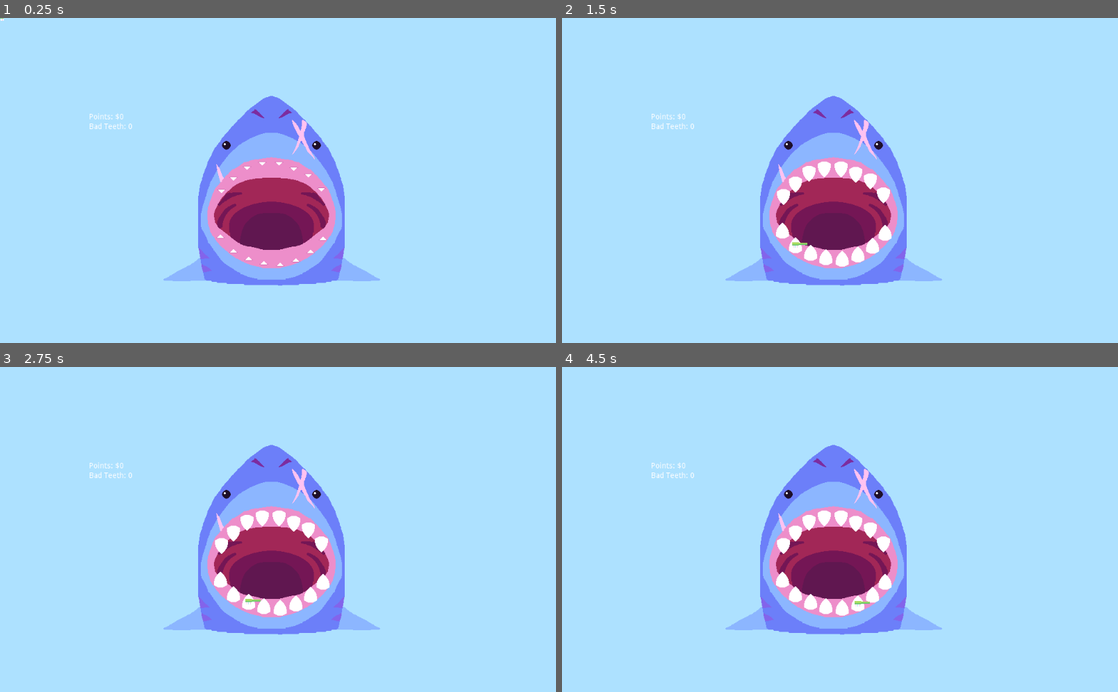
Above: before the commit, frames 1-4 (two rows, left to right).
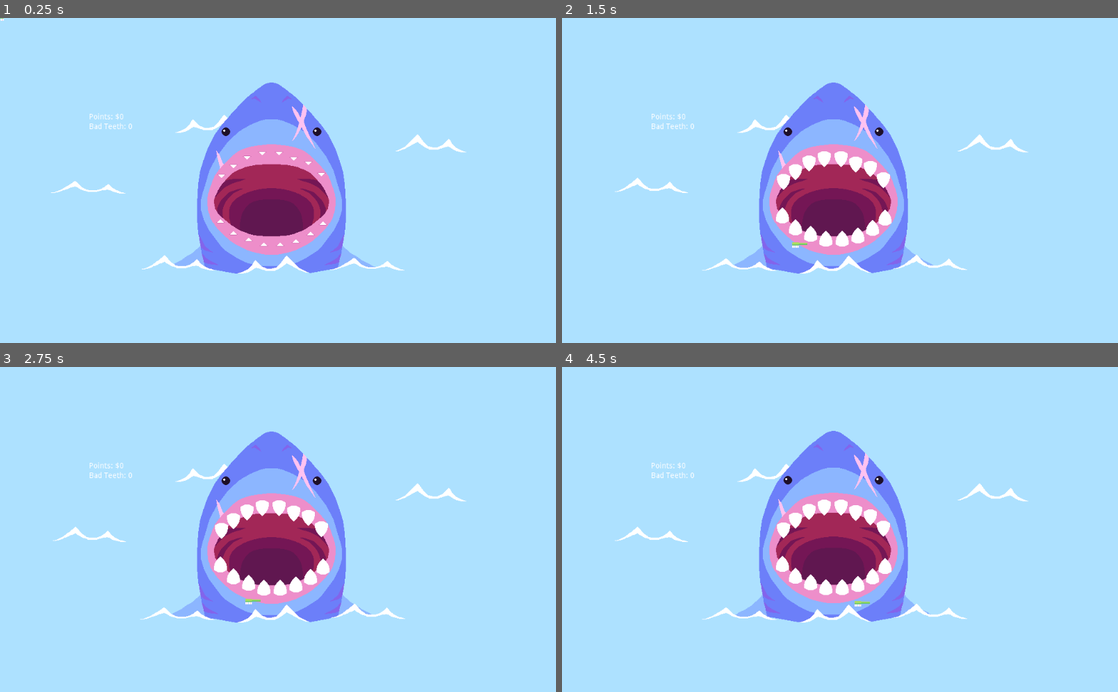
Above: after the commit, the same moments.

Repository: dojeda1/SharkTooth
Game: Godot game, scene res://Scenes/World.tscn
Same seed, same stepped clock (60 frames per second), same inputs: the game is played once before the commit and once after it.
Inputs (mouse positions are in pixels of both pictures, inside the frame that each line leads up to):
- Up to frame 1 (0.25 s): no input
- Up to frame 2 (1.5 s): move the mouse to (784, 232) at 0.52 s; click (784, 232) at 0.6 s; move the mouse to (795, 245) at 1.27 s; click (795, 245) at 1.35 s
- Up to frame 3 (2.75 s): move the mouse to (250, 601) at 2.02 s; click (250, 601) at 2.1 s
- Up to frame 4 (4.5 s): move the mouse to (823, 607) at 2.77 s; click (823, 607) at 2.85 s; move the mouse to (840, 607) at 3.52 s; click (840, 607) at 3.6 s; move the mouse to (856, 604) at 4.27 s; click (856, 604) at 4.35 s

The runs differ from the first frame. In frame 1, 10% of the frame differs, in the area x 9-84%, y 19-83%; in frame 2, 11%; in frame 3, 11%; in frame 4, 11%.

Commit message:
added more images and animations.

Diff:
--- /dev/null
+++ b/Scenes/Shark.tscn
@@ -0,0 +1,496 @@
+[gd_scene load_steps=18 format=2]
+
+[ext_resource path="res://Scripts/Shark.gd" type="Script" id=1]
+[ext_resource path="res://VFX/Sprites/fin-Sheet.png" type="Texture" id=2]
+[ext_resource path="res://Scenes/Wave.tscn" type="PackedScene" id=3]
+[ext_resource path="res://Scenes/Tooth.tscn" type="PackedScene" id=4]
+[ext_resource path="res://VFX/Sprites/eye-right-Sheet.png" type="Texture" id=5]
+[ext_resource path="res://VFX/Sprites/shark-Sheet.png" type="Texture" id=6]
+[ext_resource path="res://VFX/Sprites/eye-left-Sheet.png" type="Texture" id=7]
+[ext_resource path="res://VFX/Sprites/anger-mark-Sheet.png" type="Texture" id=8]
+
+[sub_resource type="Animation" id=9]
+resource_name = "anger_1"
+length = 0.8
+loop = true
+tracks/0/type = "value"
+tracks/0/path = NodePath("../Body/AngerSprite1:frame")
+tracks/0/interp = 1
+tracks/0/loop_wrap = true
+tracks/0/imported = false
+tracks/0/enabled = true
+tracks/0/keys = {
+"times": PoolRealArray( 0, 0.2, 0.4, 0.6 ),
+"transitions": PoolRealArray( 1, 1, 1, 1 ),
+"update": 1,
+"values": [ 1, 2, 1, 2 ]
+}
+tracks/1/type = "value"
+tracks/1/path = NodePath("../Body/AngerSprite2:frame")
+tracks/1/interp = 1
+tracks/1/loop_wrap = true
+tracks/1/imported = false
+tracks/1/enabled = true
+tracks/1/keys = {
+"times": PoolRealArray( 0 ),
+"transitions": PoolRealArray( 1 ),
+"update": 1,
+"values": [ 0 ]
+}
+tracks/2/type = "value"
+tracks/2/path = NodePath("../Body/AngerSprite3:frame")
+tracks/2/interp = 1
+tracks/2/loop_wrap = true
+tracks/2/imported = false
+tracks/2/enabled = true
+tracks/2/keys = {
+"times": PoolRealArray( 0 ),
+"transitions": PoolRealArray( 1 ),
+"update": 1,
+"values": [ 0 ]
+}
+
+[sub_resource type="Animation" id=8]
+resource_name = "anger_2"
+length = 0.8
+loop = true
+tracks/0/type = "value"
+tracks/0/path = NodePath("../Body/AngerSprite1:frame")
+tracks/0/interp = 1
+tracks/0/loop_wrap = true
+tracks/0/imported = false
+tracks/0/enabled = true
+tracks/0/keys = {
+"times": PoolRealArray( 0, 0.2, 0.4, 0.6 ),
+"transitions": PoolRealArray( 1, 1, 1, 1 ),
+"update": 1,
+"values": [ 1, 2, 1, 2 ]
+}
+tracks/1/type = "value"
+tracks/1/path = NodePath("../Body/AngerSprite2:frame")
+tracks/1/interp = 1
+tracks/1/loop_wrap = true
+tracks/1/imported = false
+tracks/1/enabled = true
+tracks/1/keys = {
+"times": PoolRealArray( 0, 0.2, 0.4, 0.6 ),
+"transitions": PoolRealArray( 1, 1, 1, 1 ),
+"update": 1,
+"values": [ 1, 2, 1, 2 ]
+}
+tracks/2/type = "value"
+tracks/2/path = NodePath("../Body/AngerSprite3:frame")
+tracks/2/interp = 1
+tracks/2/loop_wrap = true
+tracks/2/imported = false
+tracks/2/enabled = true
+tracks/2/keys = {
+"times": PoolRealArray( 0 ),
+"transitions": PoolRealArray( 1 ),
+"update": 1,
+"values": [ 0 ]
+}
+
+[sub_resource type="Animation" id=7]
+resource_name = "anger_3"
+length = 0.8
+loop = true
+tracks/0/type = "value"
+tracks/0/path = NodePath("../Body/AngerSprite1:frame")
+tracks/0/interp = 1
+tracks/0/loop_wrap = true
+tracks/0/imported = false
+tracks/0/enabled = true
+tracks/0/keys = {
+"times": PoolRealArray( 0, 0.2, 0.4, 0.6 ),
+"transitions": PoolRealArray( 1, 1, 1, 1 ),
+"update": 1,
+"values": [ 1, 2, 1, 2 ]
+}
+tracks/1/type = "value"
+tracks/1/path = NodePath("../Body/AngerSprite2:frame")
+tracks/1/interp = 1
+tracks/1/loop_wrap = true
+tracks/1/imported = false
+tracks/1/enabled = true
+tracks/1/keys = {
+"times": PoolRealArray( 0, 0.2, 0.4, 0.6 ),
+"transitions": PoolRealArray( 1, 1, 1, 1 ),
+"update": 1,
+"values": [ 1, 2, 1, 2 ]
+}
+tracks/2/type = "value"
+tracks/2/path = NodePath("../Body/AngerSprite3:frame")
+tracks/2/interp = 1
+tracks/2/loop_wrap = true
+tracks/2/imported = false
+tracks/2/enabled = true
+tracks/2/keys = {
+"times": PoolRealArray( 0, 0.2, 0.4, 0.6 ),
+"transitions": PoolRealArray( 1, 1, 1, 1 ),
+"update": 1,
+"values": [ 1, 2, 1, 2 ]
+}
+
+[sub_resource type="Animation" id=6]
+resource_name = "calm"
+tracks/0/type = "value"
+tracks/0/path = NodePath("../Body/AngerSprite1:frame")
+tracks/0/interp = 1
+tracks/0/loop_wrap = true
+tracks/0/imported = false
+tracks/0/enabled = true
+tracks/0/keys = {
+"times": PoolRealArray( 0 ),
+"transitions": PoolRealArray( 1 ),
+"update": 1,
+"values": [ 0 ]
+}
+tracks/1/type = "value"
+tracks/1/path = NodePath("../Body/AngerSprite2:frame")
+tracks/1/interp = 1
+tracks/1/loop_wrap = true
+tracks/1/imported = false
+tracks/1/enabled = true
+tracks/1/keys = {
+"times": PoolRealArray( 0 ),
+"transitions": PoolRealArray( 1 ),
+"update": 1,
+"values": [ 0 ]
+}
+tracks/2/type = "value"
+tracks/2/path = NodePath("../Body/AngerSprite3:frame")
+tracks/2/interp = 1
+tracks/2/loop_wrap = true
+tracks/2/imported = false
+tracks/2/enabled = true
+tracks/2/keys = {
+"times": PoolRealArray( 0 ),
+"transitions": PoolRealArray( 1 ),
+"update": 1,
+"values": [ 0 ]
+}
+
+[sub_resource type="Animation" id=2]
+resource_name = "idle"
+length = 4.0
+loop = true
+tracks/0/type = "value"
+tracks/0/path = NodePath("../Body/EyeLeftSprite:frame")
+tracks/0/interp = 1
+tracks/0/loop_wrap = true
+tracks/0/imported = false
+tracks/0/enabled = true
+tracks/0/keys = {
+"times": PoolRealArray( 0, 3.9 ),
+"transitions": PoolRealArray( 1, 1 ),
+"update": 1,
+"values": [ 0, 1 ]
+}
+tracks/1/type = "value"
+tracks/1/path = NodePath("../Body/EyeRightSprite:frame")
+tracks/1/interp = 1
+tracks/1/loop_wrap = true
+tracks/1/imported = false
+tracks/1/enabled = true
+tracks/1/keys = {
+"times": PoolRealArray( 0, 3.9 ),
+"transitions": PoolRealArray( 1, 1 ),
+"update": 1,
+"values": [ 0, 1 ]
+}
+
+[sub_resource type="Animation" id=3]
+resource_name = "mad_1"
+length = 4.0
+loop = true
+tracks/0/type = "value"
+tracks/0/path = NodePath("../Body/EyeLeftSprite:frame")
+tracks/0/interp = 1
+tracks/0/loop_wrap = true
+tracks/0/imported = false
+tracks/0/enabled = true
+tracks/0/keys = {
+"times": PoolRealArray( 0, 3.9 ),
+"transitions": PoolRealArray( 1, 1 ),
+"update": 1,
+"values": [ 2, 1 ]
+}
+tracks/1/type = "value"
+tracks/1/path = NodePath("../Body/EyeRightSprite:frame")
+tracks/1/interp = 1
+tracks/1/loop_wrap = true
+tracks/1/imported = false
+tracks/1/enabled = true
+tracks/1/keys = {
+"times": PoolRealArray( 0, 3.9 ),
+"transitions": PoolRealArray( 1, 1 ),
+"update": 1,
+"values": [ 2, 1 ]
+}
+
+[sub_resource type="Animation" id=4]
+resource_name = "mad_2"
+length = 4.0
+loop = true
+tracks/0/type = "value"
+tracks/0/path = NodePath("../Body/EyeLeftSprite:frame")
+tracks/0/interp = 1
+tracks/0/loop_wrap = true
+tracks/0/imported = false
+tracks/0/enabled = true
+tracks/0/keys = {
+"times": PoolRealArray( 0, 3.9 ),
+"transitions": PoolRealArray( 1, 1 ),
+"update": 1,
+"values": [ 3, 1 ]
+}
+tracks/1/type = "value"
+tracks/1/path = NodePath("../Body/EyeRightSprite:frame")
+tracks/1/interp = 1
+tracks/1/loop_wrap = true
+tracks/1/imported = false
+tracks/1/enabled = true
+tracks/1/keys = {
+"times": PoolRealArray( 0, 3.9 ),
+"transitions": PoolRealArray( 1, 1 ),
+"update": 1,
+"values": [ 3, 1 ]
+}
+
+[sub_resource type="Animation" id=5]
+resource_name = "pain"
+length = 0.4
+loop = true
+tracks/0/type = "value"
+tracks/0/path = NodePath("../Body/EyeLeftSprite:frame")
+tracks/0/interp = 1
+tracks/0/loop_wrap = true
+tracks/0/imported = false
+tracks/0/enabled = true
+tracks/0/keys = {
+"times": PoolRealArray( 0 ),
+"transitions": PoolRealArray( 1 ),
+"update": 1,
+"values": [ 1 ]
+}
+tracks/1/type = "value"
+tracks/1/path = NodePath("../Body/EyeRightSprite:frame")
+tracks/1/interp = 1
+tracks/1/loop_wrap = true
+tracks/1/imported = false
+tracks/1/enabled = true
+tracks/1/keys = {
+"times": PoolRealArray( 0 ),
+"transitions": PoolRealArray( 1 ),
+"update": 1,
+"values": [ 1 ]
+}
+
+[sub_resource type="Animation" id=1]
+resource_name = "idle"
+length = 0.8
+loop = true
+tracks/0/type = "value"
+tracks/0/path = NodePath("Waves:position")
+tracks/0/interp = 1
+tracks/0/loop_wrap = true
+tracks/0/imported = false
+tracks/0/enabled = false
+tracks/0/keys = {
+"times": PoolRealArray( 0, 0.2, 0.4, 0.6, 0.8 ),
+"transitions": PoolRealArray( 1, 1, 1, 1, 1 ),
+"update": 1,
+"values": [ Vector2( 0, -300 ), Vector2( 0, -301 ), Vector2( 0, -302 ), Vector2( 0, -301 ), Vector2( 0, -300 ) ]
+}
+tracks/1/type = "value"
+tracks/1/path = NodePath("Body:position")
+tracks/1/interp = 1
+tracks/1/loop_wrap = true
+tracks/1/imported = false
+tracks/1/enabled = true
+tracks/1/keys = {
+"times": PoolRealArray( 0, 0.2, 0.4, 0.6, 0.8 ),
+"transitions": PoolRealArray( 1, 1, 1, 1, 1 ),
+"update": 1,
+"values": [ Vector2( 0, 0 ), Vector2( 0, -1 ), Vector2( 0, -2 ), Vector2( 0, -1 ), Vector2( 0, 0 ) ]
+}
+tracks/2/type = "value"
+tracks/2/path = NodePath("Body/FinLeftSprite:frame")
+tracks/2/interp = 1
+tracks/2/loop_wrap = true
+tracks/2/imported = false
+tracks/2/enabled = true
+tracks/2/keys = {
+"times": PoolRealArray( 0, 0.2, 0.4, 0.6 ),
+"transitions": PoolRealArray( 1, 1, 1, 1 ),
+"update": 1,
+"values": [ 0, 1, 2, 1 ]
+}
+tracks/3/type = "value"
+tracks/3/path = NodePath("Body/FinRightSprite:frame")
+tracks/3/interp = 1
+tracks/3/loop_wrap = true
+tracks/3/imported = false
+tracks/3/enabled = true
+tracks/3/keys = {
+"times": PoolRealArray( 0, 0.2, 0.4, 0.6 ),
+"transitions": PoolRealArray( 1, 1, 1, 1 ),
+"update": 1,
+"values": [ 0, 1, 2, 1 ]
+}
+
+[node name="Shark" type="Node2D"]
+position = Vector2( 500, 300 )
+script = ExtResource( 1 )
+__meta__ = {
+"_edit_lock_": true
+}
+
+[node name="AngerAnimationPlayer" type="AnimationPlayer" parent="."]
+unique_name_in_owner = true
+root_node = NodePath("../EyesAnimationPlayer")
+anims/anger_1 = SubResource( 9 )
+anims/anger_2 = SubResource( 8 )
+anims/anger_3 = SubResource( 7 )
+anims/calm = SubResource( 6 )
+
+[node name="EyesAnimationPlayer" type="AnimationPlayer" parent="."]
+unique_name_in_owner = true
+root_node = NodePath("../AnimationPlayer")
+anims/idle = SubResource( 2 )
+anims/mad_1 = SubResource( 3 )
+anims/mad_2 = SubResource( 4 )
+anims/pain = SubResource( 5 )
+
+[node name="AnimationPlayer" type="AnimationPlayer" parent="."]
+unique_name_in_owner = true
+anims/idle = SubResource( 1 )
+
+[node name="Body" type="Node2D" parent="."]
+__meta__ = {
+"_edit_lock_": true
+}
+
+[node name="FinLeftSprite" type="Sprite" parent="Body"]
+position = Vector2( -160, 135 )
+texture = ExtResource( 2 )
+hframes = 3
+
+[node name="FinRightSprite" type="Sprite" parent="Body"]
+position = Vector2( 160, 135 )
+scale = Vector2( -1, 1 )
+texture = ExtResource( 2 )
+hframes = 3
+
+[node name="SharkSprite" type="Sprite" parent="Body"]
+texture = ExtResource( 6 )
+__meta__ = {
+"_edit_lock_": true
+}
+
+[node name="EyeLeftSprite" type="Sprite" parent="Body"]
+position = Vector2( -84, -89 )
+texture = ExtResource( 7 )
+hframes = 4
+
+[node name="EyeRightSprite" type="Sprite" parent="Body"]
+position = Vector2( 84, -89 )
+texture = ExtResource( 5 )
+hframes = 4
+
+[node name="AngerSprite1" type="Sprite" parent="Body"]
+position = Vector2( 87, -121 )
+texture = ExtResource( 8 )
+hframes = 3
+frame = 2
+
+[node name="AngerSprite2" type="Sprite" parent="Body"]
+position = Vector2( -117, -66 )
+texture = ExtResource( 8 )
+hframes = 3
+frame = 2
+
+[node name="AngerSprite3" type="Sprite" parent="Body"]
+position = Vector2( 123, -50 )
+texture = ExtResource( 8 )
+hframes = 3
+
+[node name="Teeth" type="Node2D" parent="Body"]
+__meta__ = {
+"_edit_lock_": true
+}
+
+[node name="Tooth" parent="Body/Teeth" instance=ExtResource( 4 )]
+position = Vector2( -94, 66 )
+
+[node name="Tooth2" parent="Body/Teeth" instance=ExtResource( 4 )]
+position = Vector2( -70, 88 )
+
+[node name="Tooth3" parent="Body/Teeth" instance=ExtResource( 4 )]
+position = Vector2( -42, 100 )
+
+[node name="Tooth4" parent="Body/Teeth" instance=ExtResource( 4 )]
+position = Vector2( -14, 109 )
+
+[node name="Tooth5" parent="Body/Teeth" instance=ExtResource( 4 )]
+position = Vector2( 16, 109 )
+
+[node name="Tooth6" parent="Body/Teeth" instance=ExtResource( 4 )]
+position = Vector2( 45, 103 )
+
+[node name="Tooth7" parent="Body/Teeth" instance=ExtResource( 4 )]
+position = Vector2( 72, 89 )
+
+[node name="Tooth8" parent="Body/Teeth" instance=ExtResource( 4 )]
+position = Vector2( 95, 70 )
+
+[node name="Tooth9" parent="Body/Teeth" instance=ExtResource( 4 )]
+position = Vector2( -92, 3 )
+scale = Vector2( 1, -1 )
+
+[node name="Tooth10" parent="Body/Teeth" instance=ExtResource( 4 )]
+position = Vector2( -70, -15 )
+scale = Vector2( 1, -1 )
+
+[node name="Tooth11" parent="Body/Teeth" instance=ExtResource( 4 )]
+position = Vector2( -45, -31 )
+scale = Vector2( 1, -1 )
+
+[node name="Tooth12" parent="Body/Teeth" instance=ExtResource( 4 )]
+position = Vector2( -17, -39 )
+scale = Vector2( 1, -1 )
+
+[node name="Tooth13" parent="Body/Teeth" instance=ExtResource( 4 )]
+position = Vector2( 14, -39 )
+scale = Vector2( 1, -1 )
+
+[node name="Tooth14" parent="Body/Teeth" instance=ExtResource( 4 )]
+position = Vector2( 41, -29 )
+scale = Vector2( 1, -1 )
+
+[node name="Tooth15" parent="Body/Teeth" instance=ExtResource( 4 )]
+position = Vector2( 68, -21 )
+scale = Vector2( 1, -1 )
+
+[node name="Tooth16" parent="Body/Teeth" instance=ExtResource( 4 )]
+position = Vector2( 92, 0 )
+scale = Vector2( 1, -1 )
+
+[node name="Waves" type="Node2D" parent="."]
+position = Vector2( 0, -320 )
+__meta__ = {
+"_edit_lock_": true
+}
+
+[node name="Wave" parent="Waves" instance=ExtResource( 3 )]
+position = Vector2( -168, 480 )
+
+[node name="Wave2" parent="Waves" instance=ExtResource( 3 )]
+position = Vector2( 1, 488 )
+scale = Vector2( -1, 1 )
+ap_offset = 1
+
+[node name="Wave3" parent="Waves" instance=ExtResource( 3 )]
+position = Vector2( 182, 479 )
+ap_offset = 2
--- a/Scenes/Tooth.tscn
+++ b/Scenes/Tooth.tscn
@@ -135,7 +135,7 @@
 "times": PoolRealArray( 0, 0.001, 0.1, 0.2, 0.3, 0.6, 0.7, 0.8 ),
 "transitions": PoolRealArray( 1, 1, 1, 1, 1, 1, 1, 1 ),
 "update": 1,
-"values": [ 11, 11, 12, 13, 14, 15, 16, 0 ]
+"values": [ 11, 9, 10, 11, 12, 13, 14, 0 ]
 }
 tracks/1/type = "method"
 tracks/1/path = NodePath(".")
@@ -223,7 +223,6 @@
 texture = ExtResource( 1 )
 offset = Vector2( 0, -18 )
 hframes = 15
-frame = 4
 
 [node name="CollisionShape2D" type="CollisionShape2D" parent="."]
 shape = SubResource( 1 )
--- /dev/null
+++ b/Scenes/Wave.tscn
@@ -0,0 +1,32 @@
+[gd_scene load_steps=4 format=2]
+
+[ext_resource path="res://VFX/Sprites/wave-Sheet.png" type="Texture" id=1]
+[ext_resource path="res://Scripts/Wave.gd" type="Script" id=2]
+
+[sub_resource type="Animation" id=1]
+resource_name = "idle"
+length = 0.6
+loop = true
+tracks/0/type = "value"
+tracks/0/path = NodePath(".:frame")
+tracks/0/interp = 1
+tracks/0/loop_wrap = true
+tracks/0/imported = false
+tracks/0/enabled = true
+tracks/0/keys = {
+"times": PoolRealArray( 0, 0.2, 0.3, 0.5 ),
+"transitions": PoolRealArray( 1, 1, 1, 1 ),
+"update": 1,
+"values": [ 0, 1, 2, 1 ]
+}
+
+[node name="Wave" type="Sprite"]
+position = Vector2( 331, 481 )
+texture = ExtResource( 1 )
+hframes = 3
+frame = 1
+script = ExtResource( 2 )
+
+[node name="AnimationPlayer" type="AnimationPlayer" parent="."]
+unique_name_in_owner = true
+anims/idle = SubResource( 1 )
--- a/Scenes/World.tscn
+++ b/Scenes/World.tscn
@@ -1,9 +1,9 @@
 [gd_scene load_steps=5 format=2]
 
-[ext_resource path="res://Scenes/Tooth.tscn" type="PackedScene" id=1]
+[ext_resource path="res://Scenes/Shark.tscn" type="PackedScene" id=1]
 [ext_resource path="res://Scripts/World.gd" type="Script" id=2]
 [ext_resource path="res://Scenes/Cursor.tscn" type="PackedScene" id=3]
-[ext_resource path="res://VFX/Sprites/shark-Sheet.png" type="Texture" id=4]
+[ext_resource path="res://Scenes/Wave.tscn" type="PackedScene" id=5]
 
 [node name="World" type="Node2D"]
 script = ExtResource( 2 )
@@ -59,79 +59,21 @@
 margin_bottom = 14.0
 text = "0"
 
-[node name="Shark" type="Node2D" parent="."]
-position = Vector2( 500, 300 )
-__meta__ = {
-"_edit_lock_": true
-}
+[node name="Waves2" type="Node2D" parent="."]
 
-[node name="Sprite" type="Sprite" parent="Shark"]
-texture = ExtResource( 4 )
-__meta__ = {
-"_edit_lock_": true
-}
+[node name="Wave" parent="Waves2" instance=ExtResource( 5 )]
+position = Vector2( 168, 317 )
+ap_offset = 2
 
-[node name="Teeth" type="Node2D" parent="Shark"]
-__meta__ = {
-"_edit_lock_": true
-}
+[node name="Wave2" parent="Waves2" instance=ExtResource( 5 )]
+position = Vector2( 386, 208 )
+scale = Vector2( -1, 1 )
+ap_offset = 1
 
-[node name="Tooth" parent="Shark/Teeth" instance=ExtResource( 1 )]
-position = Vector2( -94, 93 )
+[node name="Wave3" parent="Waves2" instance=ExtResource( 5 )]
+position = Vector2( 796, 244 )
+ap_offset = 1
 
-[node name="Tooth2" parent="Shark/Teeth" instance=ExtResource( 1 )]
-position = Vector2( -70, 120 )
+[node name="Shark" parent="." instance=ExtResource( 1 )]
 
-[node name="Tooth3" parent="Shark/Teeth" instance=ExtResource( 1 )]
-position = Vector2( -42, 134 )
-
-[node name="Tooth4" parent="Shark/Teeth" instance=ExtResource( 1 )]
-position = Vector2( -14, 142 )
-
-[node name="Tooth5" parent="Shark/Teeth" instance=ExtResource( 1 )]
-position = Vector2( 16, 145 )
-
-[node name="Tooth6" parent="Shark/Teeth" instance=ExtResource( 1 )]
-position = Vector2( 45, 137 )
-
-[node name="Tooth7" parent="Shark/Teeth" instance=ExtResource( 1 )]
-position = Vector2( 72, 121 )
-
-[node name="Tooth8" parent="Shark/Teeth" instance=ExtResource( 1 )]
-position = Vector2( 95, 97 )
-
-[node name="Tooth9" parent="Shark/Teeth" instance=ExtResource( 1 )]
-position = Vector2( -92, 30 )
-scale = Vector2( 1, -1 )
-
-[node name="Tooth10" parent="Shark/Teeth" instance=ExtResource( 1 )]
-position = Vector2( -70, 7 )
-scale = Vector2( 1, -1 )
-
-[node name="Tooth11" parent="Shark/Teeth" instance=ExtResource( 1 )]
-position = Vector2( -45, -13 )
-scale = Vector2( 1, -1 )
-
-[node name="Tooth12" parent="Shark/Teeth" instance=ExtResource( 1 )]
-position = Vector2( -17, -21 )
-scale = Vector2( 1, -1 )
-
-[node name="Tooth13" parent="Shark/Teeth" instance=ExtResource( 1 )]
-position = Vector2( 14, -21 )
-scale = Vector2( 1, -1 )
-
-[node name="Tooth14" parent="Shark/Teeth" instance=ExtResource( 1 )]
-position = Vector2( 41, -11 )
-scale = Vector2( 1, -1 )
-
-[node name="Tooth15" parent="Shark/Teeth" instance=ExtResource( 1 )]
-position = Vector2( 68, 1 )
-scale = Vector2( 1, -1 )
-
-[node name="Tooth16" parent="Shark/Teeth" instance=ExtResource( 1 )]
-position = Vector2( 92, 27 )
-scale = Vector2( 1, -1 )
-
-[node name="Node2D" type="Node2D" parent="."]
-
-[node name="Cursor" parent="Node2D" instance=ExtResource( 3 )]
+[node name="Cursor" parent="." instance=ExtResource( 3 )]
--- a/Scripts/Cursor.gd
+++ b/Scripts/Cursor.gd
@@ -31,16 +31,13 @@
   if Input.is_action_just_pressed("mouse_click"):
     is_active = true
     ap.play("brush")
-    print('BRUSH')
   elif Input.is_action_just_released("mouse_click"):
     is_active = false
     ap.play("idle")
-    print('IDLE')
 
 
 func _on_Cursor_area_entered(area):
   if area.is_in_group("tooth"):
-    print('Tooth')
     print(area.is_dead)
     if area.is_dead:
       sprite.texture = forceps_tex
--- a/Scripts/Global.gd
+++ b/Scripts/Global.gd
@@ -8,7 +8,7 @@
 # Load the custom images for the mouse cursor.
 #var arrow = load("res://VFX/Sprites/brush-Sheet.png")
 #var beam = load("res://beam.png")
-
+var rng = RandomNumberGenerator.new()
 
 # Called when the node enters the scene tree for the first time.
 func _ready():
@@ -24,3 +24,7 @@
 # Called every frame. 'delta' is the elapsed time since the previous frame.
 #func _process(delta):
 #  pass
+
+func rand(x, y):
+  rng.randomize()
+  return rng.randf_range(x,y)
--- /dev/null
+++ b/Scripts/Shark.gd
@@ -0,0 +1,61 @@
+extends Node2D
+
+
+# Declare member variables here. Examples:
+# var a = 2
+# var b = "text"
+onready var ap = $"%AnimationPlayer"
+onready var eyes_ap = $"%EyesAnimationPlayer"
+onready var anger_ap = $"%AngerAnimationPlayer"
+
+
+# Called when the node enters the scene tree for the first time.
+func _ready():
+  State.connect("bad_teeth_updated", self, "_bad_teeth_updated")
+  State.connect("pulling", self, "_pulling")
+  ap.play("idle")
+  choose_idle()
+  choose_anger()
+  pass # Replace with function body.
+
+func idle():
+  eyes_ap.play("idle")
+
+func mad_1():
+  eyes_ap.play("mad_1")
+
+func mad_2():
+  eyes_ap.play("mad_2")
+
+func pain():
+  eyes_ap.play("pain")
+
+func _bad_teeth_updated(num):
+  choose_anger()
+  if !State.pulling_teeth:
+    choose_idle()
+
+func _pulling():
+  print('PAIN!')
+  pain()
+
+func choose_idle():
+  if State.bad_teeth < 3:
+    idle()
+  elif State.bad_teeth < 5:
+    mad_1()
+  else:
+    mad_2()
+
+func choose_anger():
+  if State.bad_teeth < 3:
+    anger_ap.play("calm")
+  elif State.bad_teeth < 5:
+    anger_ap.play("anger_1")
+  elif State.bad_teeth < 6:
+    anger_ap.play("anger_2")
+  else:
+    anger_ap.play("anger_3")
+# Called every frame. 'delta' is the elapsed time since the previous frame.
+#func _process(delta):
+#  pass
--- a/Scripts/State.gd
+++ b/Scripts/State.gd
@@ -5,8 +5,12 @@
 var bad_teeth = 0
 var game_over = false
 var gadget_active = false
+var pulling_teeth = false
 
 var score = 0
+
+signal bad_teeth_updated(num)
+signal pulling
 
 # Called when the node enters the scene tree for the first time.
 func _ready():
@@ -14,15 +18,19 @@
 
 func add_bad_teeth(amount):
   bad_teeth += amount
-  print("bad_teeth:" + str(bad_teeth))
+  emit_bad_teeth()
   if bad_teeth >= 6:
     game_over = true
     print("--GAME OVER--")
 
 func add_points(amount):
   score += amount
-  print("score:" + str(score))
 
+func emit_bad_teeth():
+  emit_signal("bad_teeth_updated", bad_teeth)
+
+func emit_pulling():
+  emit_signal("pulling")
 # Called every frame. 'delta' is the elapsed time since the previous frame.
 #func _process(delta):
 #  pass
--- a/Scripts/Tooth.gd
+++ b/Scripts/Tooth.gd
@@ -8,8 +8,6 @@
 export var is_dirty = false
 var is_active = false
 export var state = "empty"
-
-var rng = RandomNumberGenerator.new()
 
 onready var ap = $"%AnimationPlayer"
 onready var wiggle_ap = $"%WiggleAnimationPlayer"
@@ -30,10 +28,6 @@
 #  if (Input.is_action_just_released("mouse_click")):
 #    reset_tooth()
 
-func rand(x, y):
-  rng.randomize()
-  return rng.randf_range(x,y)
-
 func init_rot():
   init_rot_timer.start(0)
 
@@ -42,7 +36,7 @@
 
 func idle():
   is_dirty = false
-  init_rot_timer.wait_time = rand(1, 15)
+  init_rot_timer.wait_time = Global.rand(5, 18)
 #  init_rot_timer.wait_time = 0.2
   init_rot()
   rot_timer.stop()
@@ -78,6 +72,7 @@
 
 func remove():
   is_dead = false
+  State.pulling_teeth = false
   State.add_bad_teeth(-1)
   State.add_points(500)
   ap.play("remove")
@@ -96,6 +91,8 @@
   pull_timer.stop()
   brush_timer.stop()
   rot_timer.start(0)
+  State.pulling_teeth = false
+  State.emit_bad_teeth()
 
 func clean_tooth():
   if is_active:
@@ -116,6 +113,8 @@
   wiggle_ap.play("wiggle_small")
 
 func begin_pull():
+  State.pulling_teeth = true
+  State.emit_pulling()
   wiggle_ap.play("wiggle_large")
   pull_timer.start(0)
 
@@ -161,21 +160,18 @@
     idle()
 
 func _on_Tooth_input_event(viewport, event, shape_idx):
-  print(InputEventMouseButton)
   if (event is InputEventMouseButton && event.pressed):
     is_active = true
     rot_timer.stop()
-    print("Clicked " + self.name + " dead:" + str(is_dead))
+#    print("Clicked " + self.name + " dead:" + str(is_dead))
     attempt_clean()
   elif (event is InputEventMouseButton && !event.pressed && is_active):
     is_active = false
-    print('release')
     reset_tooth()
 
 func _on_Tooth_mouse_exited():
   if is_active:
     is_active = false
-    print('exited')
     reset_tooth()
   pass # Replace with function body.
 
@@ -198,5 +194,6 @@
 
 
 func _on_InitRotTimer_timeout():
+  next_state()
   rot_timer.start(0)
   pass # Replace with function body.
--- /dev/null
+++ b/Scripts/Wave.gd
@@ -0,0 +1,20 @@
+extends Sprite
+
+
+# Declare member variables here. Examples:
+# var a = 2
+# var b = "text"
+export var ap_offset = 0
+onready var ap = $"%AnimationPlayer"
+
+
+# Called when the node enters the scene tree for the first time.
+func _ready():
+  ap.play("idle")
+  ap.advance(ap_offset)
+  pass # Replace with function body.
+
+
+# Called every frame. 'delta' is the elapsed time since the previous frame.
+#func _process(delta):
+#  pass
Binary file added: VFX/Sprites/anger-mark-Sheet.png
Not shown, added: VFX/Sprites/anger-mark-Sheet.png.import
Binary file added: VFX/Sprites/eye-left-Sheet.png
Not shown, added: VFX/Sprites/eye-left-Sheet.png.import
Binary file added: VFX/Sprites/eye-right-Sheet.png
Not shown, added: VFX/Sprites/eye-right-Sheet.png.import
Binary file added: VFX/Sprites/fin-Sheet.png
Not shown, added: VFX/Sprites/fin-Sheet.png.import
Binary file changed: VFX/Sprites/shark-Sheet.png
Binary file added: VFX/Sprites/wave-Sheet.png
Not shown, added: VFX/Sprites/wave-Sheet.png.import
